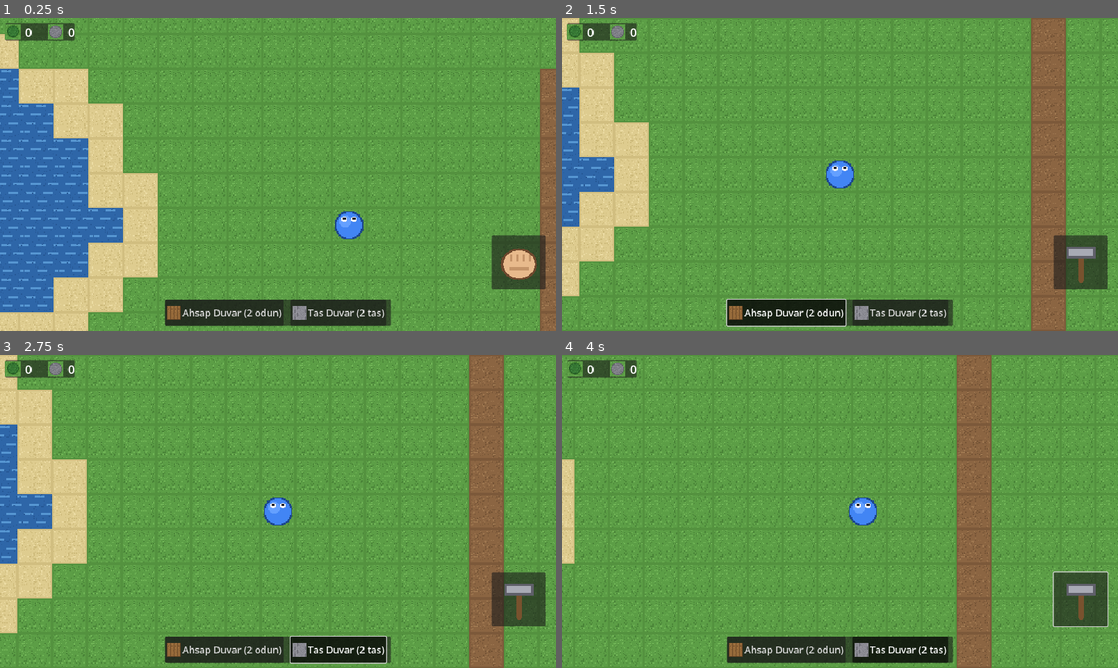
Above: before the commit, frames 1-4 (two rows, left to right).
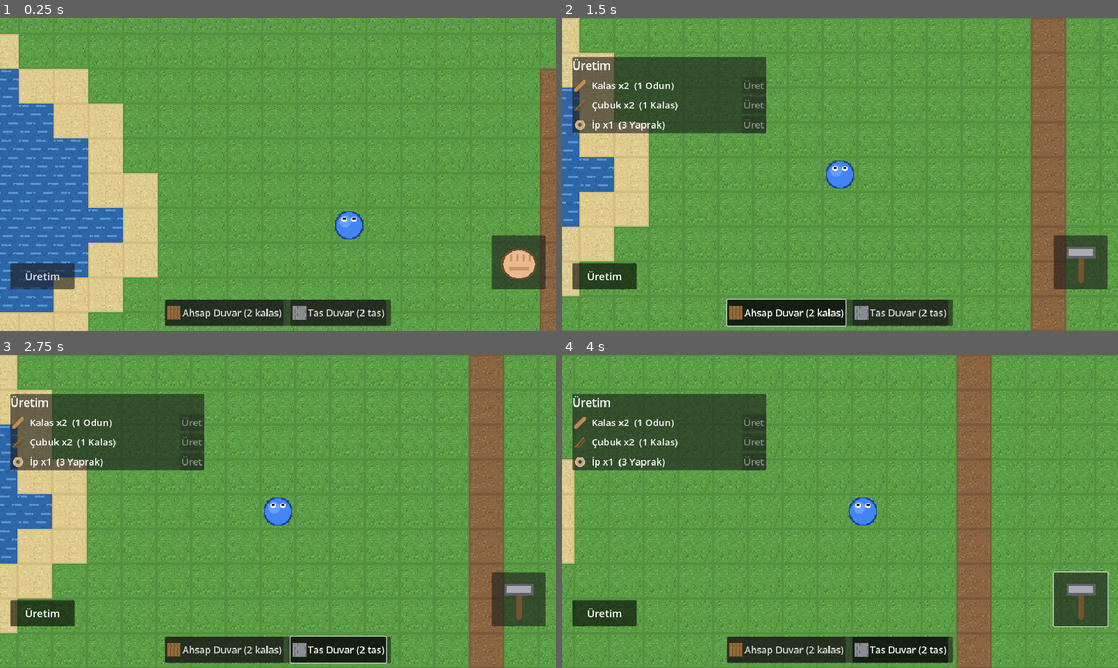
Above: after the commit, the same moments.

Repository: ozcinarece/Rable
Game: Godot game, scene res://scenes/World.tscn
Same seed, same stepped clock (60 frames per second), same inputs: the game is played once before the commit and once after it.
Inputs (mouse positions are in pixels of both pictures, inside the frame that each line leads up to; where the layout moved, square brackets give the same spot in the first picture):
- Up to frame 1 (0.25 s): no input
- Up to frame 2 (1.5 s): click (606, 274) [1079, 262] at 0.5 s; click "Ahsap Duvar (2 odun)" (after the commit: "Ahsap Duvar (2 kalas)") at 1.25 s
- Up to frame 3 (2.75 s): click "Tas Duvar (2 tas)" at 2 s
- Up to frame 4 (4 s): click (1079, 599) at 2.75 s; tap Enter at 3.5 s; move the mouse to (962, 495) at 3.52 s; hold D from 3.53 s (still down); click (962, 495) at 3.67 s

The runs differ from the first frame. In frame 1, 1.7% of the frame differs, in the area x 0-51%, y 1-96%; in frame 2, 10%; in frame 3, 10%; in frame 4, 10%.

Commit message:
M4a+M4b: yaprak, dinamik envanter, uretim sistemi + paneli
Tasarim belgesi TASARIM.md olarak eklendi (yol haritasiyla).

Kaynaklar:
- Agac artik +3 odun VE +2 yaprak veriyor
- Yeni esya kayit defteri scripts/items.gd (ad + ikon); 6 esya icin
  32x32 ikonlar uretildi (odun, yaprak, kalas, cubuk, ip, tas)

Uretim (el tarifleri, her yerde):
- 1 odun -> 2 kalas ("odunun kucuk parcalara ayrilmasi")
- 1 kalas -> 2 cubuk
- 3 yaprak -> 1 ip
- scripts/crafting.gd autoload: can_craft/craft; istasyon (tezgah)
  gereksinimi alani M4d icin hazir
- recipes.gd ikiye ayrildi: BUILD_RECIPES / CRAFT_RECIPES

Arayuz:
- Sol ustteki envanter cubugu artik dinamik: sahip olunan esyalar
  ikonuyla otomatik listeleniyor
- Sol altta "Uretim" toggle butonu -> tarif paneli (ikon + maliyet +
  Uret butonu; kaynak yetmiyorsa buton pasif)
- Ahsap duvar maliyeti 2 odun -> 2 kalas (ekonomi zinciri icin)

Diff:
--- a/project.godot
+++ b/project.godot
@@ -14,6 +14,7 @@
 [autoload]
 
 Inventory="*res://scripts/inventory.gd"
+Crafting="*res://scripts/crafting.gd"
 
 [display]
 
--- a/scenes/HUD.tscn
+++ b/scenes/HUD.tscn
@@ -1,8 +1,6 @@
-[gd_scene load_steps=6 format=3]
+[gd_scene load_steps=4 format=3]
 
 [ext_resource type="Script" path="res://scripts/hud.gd" id="1_script"]
-[ext_resource type="Texture2D" path="res://assets/tiles/tree.png" id="2_tree"]
-[ext_resource type="Texture2D" path="res://assets/tiles/stone.png" id="3_stone"]
 [ext_resource type="Texture2D" path="res://assets/tiles/wood_wall.png" id="4_wood_wall"]
 [ext_resource type="Texture2D" path="res://assets/tiles/stone_wall.png" id="5_stone_wall"]
 
@@ -14,30 +12,7 @@
 offset_top = 12.0
 
 [node name="HBox" type="HBoxContainer" parent="Panel"]
-theme_override_constants/separation = 10
-
-[node name="WoodIcon" type="TextureRect" parent="Panel/HBox"]
-custom_minimum_size = Vector2(36, 36)
-texture = ExtResource("2_tree")
-expand_mode = 1
-stretch_mode = 5
-
-[node name="WoodLabel" type="Label" parent="Panel/HBox"]
-text = "0"
-theme_override_font_sizes/font_size = 28
-
-[node name="Spacer" type="Control" parent="Panel/HBox"]
-custom_minimum_size = Vector2(16, 0)
-
-[node name="StoneIcon" type="TextureRect" parent="Panel/HBox"]
-custom_minimum_size = Vector2(36, 36)
-texture = ExtResource("3_stone")
-expand_mode = 1
-stretch_mode = 5
-
-[node name="StoneLabel" type="Label" parent="Panel/HBox"]
-text = "0"
-theme_override_font_sizes/font_size = 28
+theme_override_constants/separation = 6
 
 [node name="BuildBar" type="PanelContainer" parent="."]
 anchor_left = 0.5
@@ -56,7 +31,7 @@
 
 [node name="WoodWallButton" type="Button" parent="BuildBar/HBox"]
 toggle_mode = true
-text = "Ahsap Duvar (2 odun)"
+text = "Ahsap Duvar (2 kalas)"
 icon = ExtResource("4_wood_wall")
 theme_override_font_sizes/font_size = 22
 
@@ -78,3 +53,38 @@
 grow_horizontal = 0
 grow_vertical = 0
 expand_icon = true
+
+[node name="CraftButton" type="Button" parent="."]
+anchor_left = 0.0
+anchor_top = 1.0
+anchor_right = 0.0
+anchor_bottom = 1.0
+offset_left = 24.0
+offset_top = -156.0
+offset_right = 172.0
+offset_bottom = -96.0
+grow_vertical = 0
+toggle_mode = true
+text = "Üretim"
+theme_override_font_sizes/font_size = 24
+
+[node name="CraftPanel" type="PanelContainer" parent="."]
+visible = false
+anchor_left = 0.0
+anchor_top = 0.0
+anchor_right = 0.0
+anchor_bottom = 0.0
+offset_left = 24.0
+offset_top = 90.0
+offset_right = 470.0
+offset_bottom = 120.0
+
+[node name="VBox" type="VBoxContainer" parent="CraftPanel"]
+theme_override_constants/separation = 8
+
+[node name="Title" type="Label" parent="CraftPanel/VBox"]
+text = "Üretim"
+theme_override_font_sizes/font_size = 26
+
+[node name="Rows" type="VBoxContainer" parent="CraftPanel/VBox"]
+theme_override_constants/separation = 6
--- /dev/null
+++ b/scripts/crafting.gd
@@ -0,0 +1,32 @@
+extends Node
+## Uretim sistemi - autoload (singleton).
+## Tarifleri okur, maliyeti Inventory'den harcar, urunu Inventory'ye ekler.
+##
+## Istasyon (tezgah) gereksinimi M4d'de gelecek: World, oyuncu tezgahin
+## yanindayken near_station'i true yapacak; simdilik tum el tarifleri acik.
+
+const Recipes = preload("res://scripts/recipes.gd")
+
+## Oyuncu su anda bir calisma tezgahinin yaninda mi? (World gunceller)
+var near_station: bool = false
+
+## Tarif su an uretilebilir mi? (istasyon + kaynak kontrolu)
+func can_craft(recipe_id: String) -> bool:
+	var recipe: Dictionary = Recipes.CRAFT_RECIPES[recipe_id]
+	if recipe["station"] != "" and not near_station:
+		return false
+	for item_id in recipe["cost"]:
+		if Inventory.get_count(item_id) < recipe["cost"][item_id]:
+			return false
+	return true
+
+## Uretmeyi dener; basariliysa true doner.
+func craft(recipe_id: String) -> bool:
+	if not can_craft(recipe_id):
+		return false
+	var recipe: Dictionary = Recipes.CRAFT_RECIPES[recipe_id]
+	for item_id in recipe["cost"]:
+		Inventory.remove_item(item_id, recipe["cost"][item_id])
+	for item_id in recipe["output"]:
+		Inventory.add_item(item_id, recipe["output"][item_id])
+	return true
--- a/scripts/hud.gd
+++ b/scripts/hud.gd
@@ -1,11 +1,9 @@
 extends CanvasLayer
-## Ekranin sol ustundeki kaynak sayaclari + alttaki insa cubugu +
-## sag alttaki ikonlu aksiyon butonu.
-##
-## Aksiyon butonunun ikonu duruma gore degisir (World her kare bildirir):
-##   "idle"   -> yumruk (el bos, yakinda toplanacak bir sey yok)
-##   "gather" -> balta  (yakinda toplanabilir agac/tas/duvar var)
-##   "build"  -> cekic  (insa modu acik)
+## Oyun arayuzu:
+##   - Sol ust: dinamik envanter cubugu (sahip olunan esyalar otomatik)
+##   - Sol alt: "Uretim" butonu + tarif paneli
+##   - Alt orta: insa cubugu
+##   - Sag alt: ikonlu aksiyon butonu (yumruk/balta/cekic)
 
 ## Insa modu degistiginde yayinlanir; recipe_id bos ise mod kapali demektir.
 signal build_toggled(recipe_id: String)
@@ -13,17 +11,23 @@
 ## Sag alttaki aksiyon butonuna basilinca yayinlanir.
 signal action_pressed
 
+const Items = preload("res://scripts/items.gd")
+const Recipes = preload("res://scripts/recipes.gd")
+
 const ICON_FIST := preload("res://assets/ui/fist.png")
 const ICON_GATHER := preload("res://assets/ui/axe.png")
 const ICON_BUILD := preload("res://assets/ui/hammer.png")
 
-@onready var wood_label: Label = $Panel/HBox/WoodLabel
-@onready var stone_label: Label = $Panel/HBox/StoneLabel
+@onready var inventory_box: HBoxContainer = $Panel/HBox
 @onready var wood_wall_button: Button = $BuildBar/HBox/WoodWallButton
 @onready var stone_wall_button: Button = $BuildBar/HBox/StoneWallButton
 @onready var action_button: Button = $ActionButton
+@onready var craft_button: Button = $CraftButton
+@onready var craft_panel: PanelContainer = $CraftPanel
+@onready var craft_rows: VBoxContainer = $CraftPanel/VBox/Rows
 
 var _action_state: String = "idle"
+var _craft_buttons: Dictionary = {}  # recipe_id -> Uret butonu (durum guncelleme icin)
 
 func _ready() -> void:
 	Inventory.changed.connect(_refresh)
@@ -31,11 +35,87 @@
 	stone_wall_button.toggled.connect(_on_build_button_toggled.bind("tas_duvar", stone_wall_button))
 	action_button.pressed.connect(func(): action_pressed.emit())
 	action_button.icon = ICON_FIST
+	craft_button.toggled.connect(func(pressed: bool): craft_panel.visible = pressed)
+	craft_panel.visible = false
+	_build_craft_panel()
 	_refresh()
 
+# --- Envanter cubugu ----------------------------------------------------
+
 func _refresh() -> void:
-	wood_label.text = str(Inventory.get_count("odun"))
-	stone_label.text = str(Inventory.get_count("tas"))
+	_rebuild_inventory_bar()
+	_update_craft_buttons()
+
+# Sadece sahip olunan esyalari, items.gd'deki sirayla gosterir.
+func _rebuild_inventory_bar() -> void:
+	for child in inventory_box.get_children():
+		child.queue_free()
+	for item_id in Items.ITEMS:
+		var count := Inventory.get_count(item_id)
+		if count <= 0:
+			continue
+		var icon := TextureRect.new()
+		icon.texture = load(Items.ITEMS[item_id]["icon"])
+		icon.custom_minimum_size = Vector2(34, 34)
+		icon.expand_mode = TextureRect.EXPAND_IGNORE_SIZE
+		icon.stretch_mode = TextureRect.STRETCH_KEEP_ASPECT_CENTERED
+		inventory_box.add_child(icon)
+		var label := Label.new()
+		label.text = str(count)
+		label.add_theme_font_size_override("font_size", 26)
+		inventory_box.add_child(label)
+		var spacer := Control.new()
+		spacer.custom_minimum_size = Vector2(10, 0)
+		inventory_box.add_child(spacer)
+
+# --- Uretim paneli ------------------------------------------------------
+
+# Panel satirlarini tariflerden bir kez kurar.
+func _build_craft_panel() -> void:
+	for recipe_id in Recipes.CRAFT_RECIPES:
+		var recipe: Dictionary = Recipes.CRAFT_RECIPES[recipe_id]
+		var row := HBoxContainer.new()
+		row.add_theme_constant_override("separation", 10)
+
+		var out_id: String = recipe["output"].keys()[0]
+		var icon := TextureRect.new()
+		icon.texture = load(Items.ITEMS[out_id]["icon"])
+		icon.custom_minimum_size = Vector2(34, 34)
+		icon.expand_mode = TextureRect.EXPAND_IGNORE_SIZE
+		icon.stretch_mode = TextureRect.STRETCH_KEEP_ASPECT_CENTERED
+		row.add_child(icon)
+
+		var label := Label.new()
+		label.text = _recipe_text(recipe)
+		label.add_theme_font_size_override("font_size", 22)
+		label.size_flags_horizontal = Control.SIZE_EXPAND_FILL
+		row.add_child(label)
+
+		var craft := Button.new()
+		craft.text = "Üret"
+		craft.add_theme_font_size_override("font_size", 22)
+		craft.pressed.connect(func(): Crafting.craft(recipe_id))
+		row.add_child(craft)
+		_craft_buttons[recipe_id] = craft
+
+		craft_rows.add_child(row)
+
+# "Kalas x2  (1 Odun)" gibi bir tarif metni uretir.
+func _recipe_text(recipe: Dictionary) -> String:
+	var outs: PackedStringArray = []
+	for item_id in recipe["output"]:
+		outs.append("%s x%d" % [Items.display_name(item_id), recipe["output"][item_id]])
+	var costs: PackedStringArray = []
+	for item_id in recipe["cost"]:
+		costs.append("%d %s" % [recipe["cost"][item_id], Items.display_name(item_id)])
+	return "%s  (%s)" % [" ".join(outs), ", ".join(costs)]
+
+# Kaynagi yetmeyen tariflerin Uret butonunu soluk/pasif yapar.
+func _update_craft_buttons() -> void:
+	for recipe_id in _craft_buttons:
+		_craft_buttons[recipe_id].disabled = not Crafting.can_craft(recipe_id)
+
+# --- Aksiyon butonu -----------------------------------------------------
 
 ## World tarafindan cagrilir; ikon sadece durum degisince guncellenir.
 func set_action_state(state: String) -> void:
@@ -50,6 +130,8 @@
 		_:
 			action_button.icon = ICON_FIST
 
+# --- Insa cubugu --------------------------------------------------------
+
 func _on_build_button_toggled(pressed: bool, recipe_id: String, button: Button) -> void:
 	if pressed:
 		# Ayni anda tek tarif secili olabilir: digerini sessizce kapat
--- /dev/null
+++ b/scripts/items.gd
@@ -0,0 +1,20 @@
+extends RefCounted
+## Esya kayit defteri: her esyanin gorunen adi ve ikonu.
+## Yeni bir esya eklemek icin buraya bir satir ekle ve
+## assets/items/ altina 32x32 bir ikon koy.
+##
+## Buradaki sira, envanter cubugundaki gosterim sirasidir.
+
+const ITEMS: Dictionary = {
+	"odun": {"name": "Odun", "icon": "res://assets/items/odun.png"},
+	"yaprak": {"name": "Yaprak", "icon": "res://assets/items/yaprak.png"},
+	"kalas": {"name": "Kalas", "icon": "res://assets/items/kalas.png"},
+	"cubuk": {"name": "Çubuk", "icon": "res://assets/items/cubuk.png"},
+	"ip": {"name": "İp", "icon": "res://assets/items/ip.png"},
+	"tas": {"name": "Taş", "icon": "res://assets/items/tas.png"},
+}
+
+static func display_name(item_id: String) -> String:
+	if ITEMS.has(item_id):
+		return ITEMS[item_id]["name"]
+	return item_id
--- a/scripts/recipes.gd
+++ b/scripts/recipes.gd
@@ -1,12 +1,23 @@
 extends RefCounted
-## Insa tarifleri.
-## Yeni bir insa edilebilir sey eklemek icin buraya bir kayit ekle,
-## world.gd'deki TILE_DEFS'e tile tanimini yaz ve HUD'a bir buton koy.
+## Tum tarifler tek yerde.
 ##
+## BUILD_RECIPES: haritaya yerlestirilen yapilar (insa cubugu)
 ##   tile: yerlestirilecek harita karakteri (world.gd TILE_DEFS'te tanimli)
-##   cost: insa maliyeti (envanterdeki kaynak id'leri)
+##   cost: insa maliyeti
+##
+## CRAFT_RECIPES: envanterde uretilen esyalar (uretim paneli)
+##   output:  uretilen esya(lar) ve adetleri
+##   cost:    harcanan esyalar
+##   station: "" = elde her yerde uretilir;
+##            "tezgah" = calisma tezgahinin yaninda olmayi gerektirir (M4d)
 
-const RECIPES: Dictionary = {
-	"ahsap_duvar": {"tile": "W", "cost": {"odun": 2}},
+const BUILD_RECIPES: Dictionary = {
+	"ahsap_duvar": {"tile": "W", "cost": {"kalas": 2}},
 	"tas_duvar": {"tile": "K", "cost": {"tas": 2}},
 }
+
+const CRAFT_RECIPES: Dictionary = {
+	"kalas": {"output": {"kalas": 2}, "cost": {"odun": 1}, "station": ""},
+	"cubuk": {"output": {"cubuk": 2}, "cost": {"kalas": 1}, "station": ""},
+	"ip": {"output": {"ip": 1}, "cost": {"yaprak": 3}, "station": ""},
+}
--- a/scripts/world.gd
+++ b/scripts/world.gd
@@ -15,6 +15,7 @@
 const TILE_SIZE: int = 32
 const MapData = preload("res://scripts/map_data.gd")
 const Recipes = preload("res://scripts/recipes.gd")
+const Items = preload("res://scripts/items.gd")
 
 ## Oyuncu en fazla kac tile uzakligi etkileyebilir (1 = komsu tile'lar)
 const HARVEST_REACH_TILES: int = 1
@@ -33,7 +34,7 @@
 	"#": {"texture": "res://assets/tiles/stone.png", "solid": true,
 			"drops": {"tas": 2}, "becomes": "d", "hits": 4},
 	"T": {"texture": "res://assets/tiles/tree.png", "solid": true,
-			"drops": {"odun": 3}, "becomes": ".", "hits": 3},
+			"drops": {"odun": 3, "yaprak": 2}, "becomes": ".", "hits": 3},
 	# Insa edilebilir yapilar (sokulunce maliyeti tamamen iade edilir)
 	"W": {"texture": "res://assets/tiles/wood_wall.png", "solid": true,
 			"drops": {"odun": 2}, "becomes": ".", "hits": 2},
@@ -178,7 +179,7 @@
 	if ch == "" or TILE_DEFS[ch]["solid"]:
 		return false  # sadece yurunebilir zemine insa edilebilir
 
-	var recipe: Dictionary = Recipes.RECIPES[_selected_recipe_id]
+	var recipe: Dictionary = Recipes.BUILD_RECIPES[_selected_recipe_id]
 	var cost: Dictionary = recipe["cost"]
 
 	# Once tum maliyeti karsilayabildigimizden emin ol, sonra harca
@@ -215,7 +216,7 @@
 	var gained: PackedStringArray = []
 	for item_id in def["drops"]:
 		Inventory.add_item(item_id, def["drops"][item_id])
-		gained.append("+%d %s" % [def["drops"][item_id], item_id])
+		gained.append("+%d %s" % [def["drops"][item_id], Items.display_name(item_id)])
 	_spawn_floating_text(cell, " ".join(gained), Color(0.7, 1.0, 0.7))
 
 	# Insa edilmis bir yapiysa altindaki zemini geri getir,
Binary file added: assets/items/cubuk.png
Binary file added: assets/items/ip.png
Binary file added: assets/items/kalas.png
Binary file added: assets/items/odun.png
Binary file added: assets/items/tas.png
Binary file added: assets/items/yaprak.png
Not shown, added: TASARIM.md
